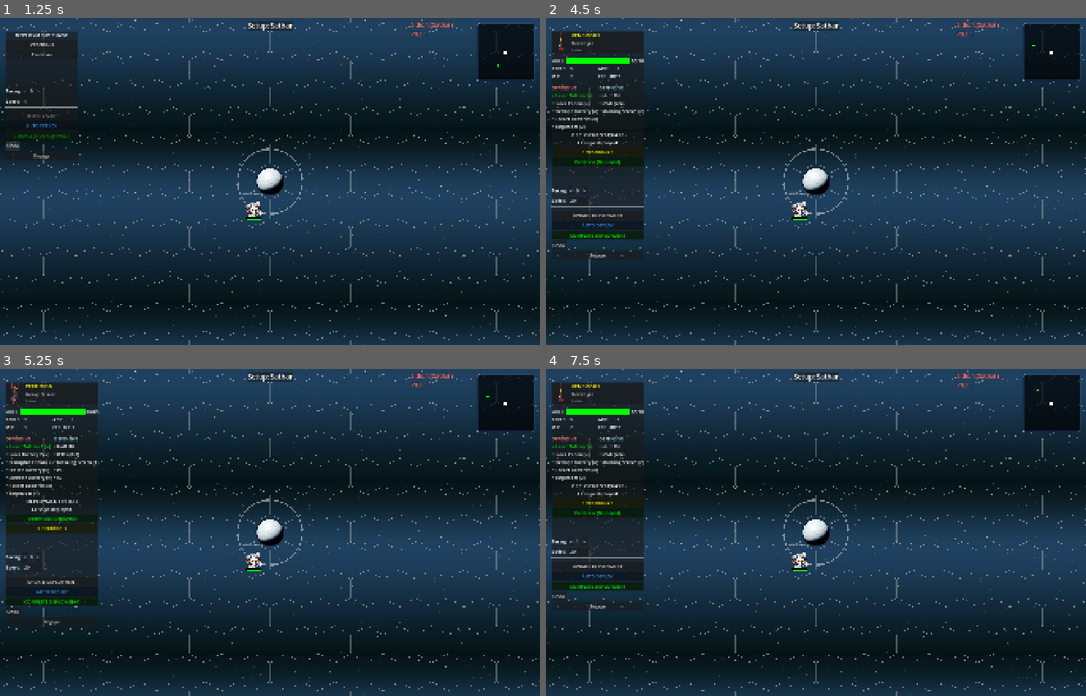
Above: before the commit, frames 1-4 (two rows, left to right).
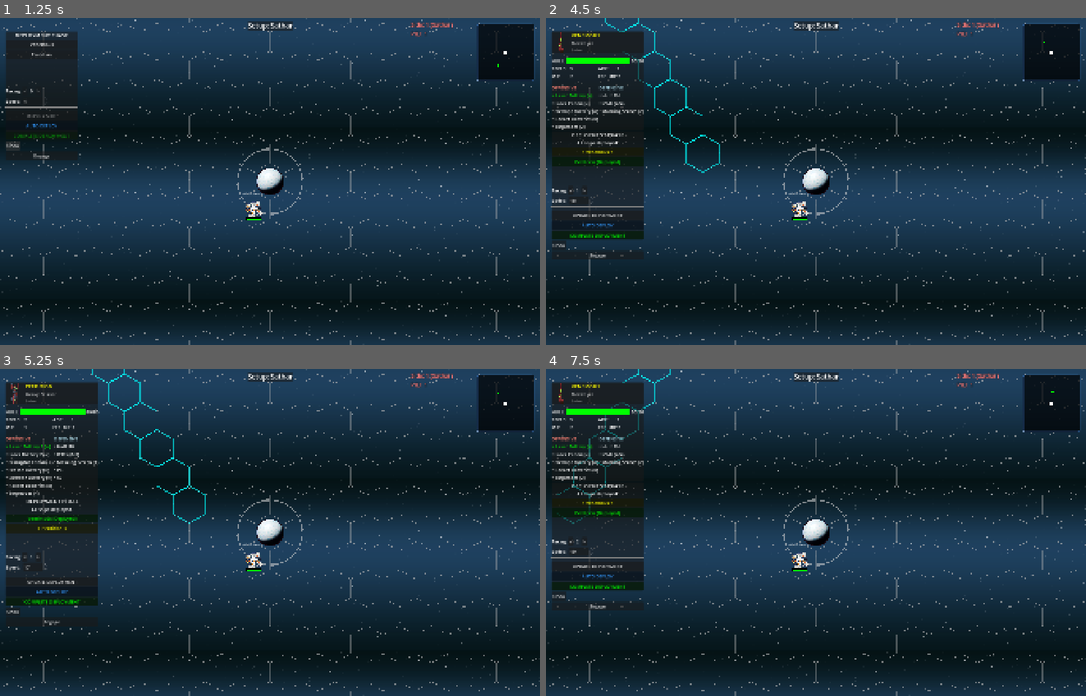
Above: after the commit, the same moments.

Repository: jjeffers/sf-kh-simulator
Game: Godot game, scene res://Scenes/Main.tscn
Same seed, same stepped clock (60 frames per second), same inputs: the game is played once before the commit and once after it. This scene is started directly instead of the project's main scene.
Inputs:
- Up to frame 1 (1.25 s): click "Undo" at 0.5 s
- Up to frame 2 (4.5 s): click "AUTO DEPLOY" at 1.25 s; click "Venemous (Deployed)" at 2 s; click "UPDATE DEPLOYMENT" at 2.75 s; click "AUTO DEPLOY" at 3.5 s; click "> Venemous <" at 4.25 s
- Up to frame 3 (5.25 s): click "Perdition (Deployed)" at 5 s
- Up to frame 4 (7.5 s): click "UPDATE DEPLOYMENT" at 5.75 s; click "AUTO DEPLOY" at 6.5 s; click "Venemous (Deployed)" at 7.25 s

Frame 1 is identical in both runs. In frame 2, 0.4% of the frame differs, in the area x 4-93%, y 0-57%; in frame 3, 0.4%, in the area x 4-93%, y 0-62%; in frame 4, 0.3%.

Commit message:
Fix: Attacker spawn distances synced to R=20. AutoDeploy securely isolates valid placement vectors.

Diff:
--- a/Scripts/AutoDeployProcessor.gd
+++ b/Scripts/AutoDeployProcessor.gd
@@ -16,10 +16,10 @@
     var roles = _categorize_ships(ships)
 
     # Determine if this side is the Attacker.
-    # Attackers historically possess valid deployment hexes restricted entirely to the map's outer radius edge.
+    # Attackers historically possess valid deployment hexes restricted to the map's outer radius edge.
     var is_attacker = true
     for h in valid_hexes:
-        if HexGrid.hex_distance(Vector3i.ZERO, h) < game_manager.map_radius - 2:
+        if HexGrid.hex_distance(Vector3i.ZERO, h) < 15: # Defenders deploy near the center (<= 14)
             is_attacker = false
             break
 
@@ -248,16 +248,50 @@
     if roles[ROLE_FRONT_LINE].size() > 0: role = ROLE_FRONT_LINE
     elif roles[ROLE_SUPPORT].size() > 0: role = ROLE_SUPPORT
 
-    for h in valid_hexes:
-        # Constraint: Attackers must deploy every ship within 2 hexes of another friendly ship
-        if is_attacker and placed_ships.size() > 0:
+    var valid_attacker_hexes = valid_hexes.duplicate()
+
+    # Pre-filter hexes for Attackers to absolutely enforce the 2-hex mutual support constraint
+    if is_attacker and placed_ships.size() > 0:
+        valid_attacker_hexes.clear()
+        for h in valid_hexes:
             var is_within_range = false
             for p in placed_ships:
                 if HexGrid.hex_distance(h, p.grid_position) <= 2:
                     is_within_range = true
                     break
-            if not is_within_range:
-                continue # Hard skip this hex, invalid per Attacker constraints
+
+            # Additional constraint: Attackers arriving on the periphery shouldn't stack on top of each other blindly.
+            var is_occupied = false
+            for p in placed_ships:
+                if p.grid_position == h:
+                    is_occupied = true
+                    break
+
+            if is_within_range and not is_occupied:
+                valid_attacker_hexes.append(h)
+
+        # If mathematically trapped (e.g. edge geometry runs out of un-occupied 2-hex adjacent neighbors),
+        # fallback to the closest valid hex to the flagship.
+        if valid_attacker_hexes.is_empty():
+            var closest_hex = valid_hexes[0]
+            var min_dist = 999
+            for h in valid_hexes:
+                var d = HexGrid.hex_distance(h, placed_ships[0].grid_position)
+                var empty = true
+                for p in placed_ships:
+                    if p.grid_position == h:
+                        empty = false
+                        break
+                if empty and d < min_dist:
+                    min_dist = d
+                    closest_hex = h
+            valid_attacker_hexes.append(closest_hex)
+
+        # Re-assign valid_hexes array to our safely pre-filtered list
+        valid_hexes = valid_attacker_hexes
+        best_hex = valid_hexes[0]
+
+    for h in valid_hexes:
         # Introduce a baseline Gaussian noise (normal distribution) to slightly fuzz selections.
         # This prevents identical static layouts on every button press, but preserves mathematical preferences.
         var score = rng.randfn(0.0, 15.0)
--- a/Scripts/ScenarioManager.gd
+++ b/Scripts/ScenarioManager.gd
@@ -879,8 +879,8 @@
 
 	if scen_key == "campaign_encounter":
 		if side_id == 2: # Assuming Attacker is side 2 (index 1 + 1)
-			# Attackers: Must deploy exactly 34 hexes from center.
-			var spawn_dist = 34
+			# Attackers: Must deploy exactly 20 hexes from center.
+			var spawn_dist = 20
 			for x in range(-spawn_dist, spawn_dist + 1):
 				for y in range(max(-spawn_dist, -x-spawn_dist), min(spawn_dist, -x+spawn_dist) + 1):
 					var z = -x - y
@@ -889,8 +889,8 @@
 						valid_hexes.append(Vector3i(x, y, z))
 			return valid_hexes
 		else:
-			# Defenders: Can deploy anywhere < 34 hexes
-			var max_dist = 33
+			# Defenders: Can deploy anywhere < 20 hexes
+			var max_dist = 19
 			for x in range(-max_dist, max_dist + 1):
 				for y in range(max(-max_dist, -x-max_dist), min(max_dist, -x+max_dist) + 1):
 					var z = -x - y
@@ -914,8 +914,8 @@
 					var z = -x - y
 					valid_hexes.append(station_pos + Vector3i(x, y, z))
 		else:
-			# Attackers: Must deploy exactly 34 hexes from center.
-			var spawn_dist = 34
+			# Attackers: Must deploy exactly 20 hexes from center.
+			var spawn_dist = 20
 			# Generate a ring of hexes
 			for x in range(-spawn_dist, spawn_dist + 1):
 				for y in range(max(-spawn_dist, -x-spawn_dist), min(spawn_dist, -x+spawn_dist) + 1):
@@ -926,8 +926,8 @@
 
 	elif scen_key == "the_last_stand" or scen_key == "battle_of_kenzah":
 		if side_id == 2:
-			# Attackers (Sathar): Must deploy exactly 34 hexes from center.
-			var spawn_dist = 34
+			# Attackers (Sathar): Must deploy exactly 20 hexes from center.
+			var spawn_dist = 20
 			var ring_hexes: Array[Vector3i] = []
 			# Generate a ring of hexes
 			for x in range(-spawn_dist, spawn_dist + 1):
--- a/test/integration/test_campaign_tactical.gd
+++ b/test/integration/test_campaign_tactical.gd
@@ -15,18 +15,18 @@
 	NetworkManager.lobby_data["scenario"] = "campaign_encounter"
 
 	var valid_attacker_hexes = ScenarioManager.get_valid_deployment_hexes(2, [], [])
-	# Attackers deploy at exactly 34 hexes.
+	# Attackers deploy at exactly 20 hexes.
 	# A hexagon ring of radius R has 6*R hexes. Let's verify size.
-	# 6 * 34 = 204 hexes.
-	assert_eq(valid_attacker_hexes.size(), 204, "Attackers should have exactly 204 valid deployment hexes in a 34 radius ring")
+	# 6 * 20 = 120 hexes.
+	assert_eq(valid_attacker_hexes.size(), 120, "Attackers should have exactly 120 valid deployment hexes in a 20 radius ring")
 
 	for hex in valid_attacker_hexes:
 		var dist = HexGrid.hex_distance(Vector3i.ZERO, hex)
-		if dist != 34:
+		if dist != 20:
 			assert_true(false, "Found invalid attacker deployment hex at distance %d" % dist)
 			break
 
 	var valid_defender_hexes = ScenarioManager.get_valid_deployment_hexes(1, [], [])
-	# Defenders deploy anywhere < 34. Total hexes in radius R is 3*R*(R+1) + 1
-	# R = 33 -> 3 * 33 * 34 + 1 = 3367
-	assert_eq(valid_defender_hexes.size(), 3367, "Defenders should have exactly 3367 valid deployment hexes (radius 33)")
+	# Defenders deploy anywhere < 20. Total hexes in radius R is 3*R*(R+1) + 1
+	# R = 19 -> 3 * 19 * 20 + 1 = 1141
+	assert_eq(valid_defender_hexes.size(), 1141, "Defenders should have exactly 1141 valid deployment hexes (radius 19)")
